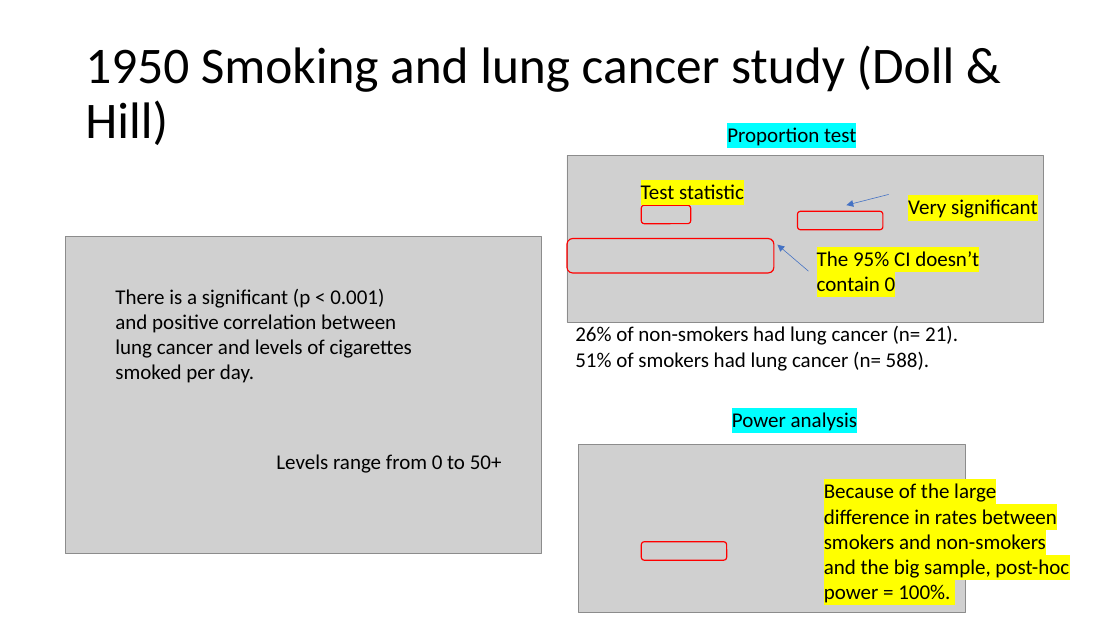
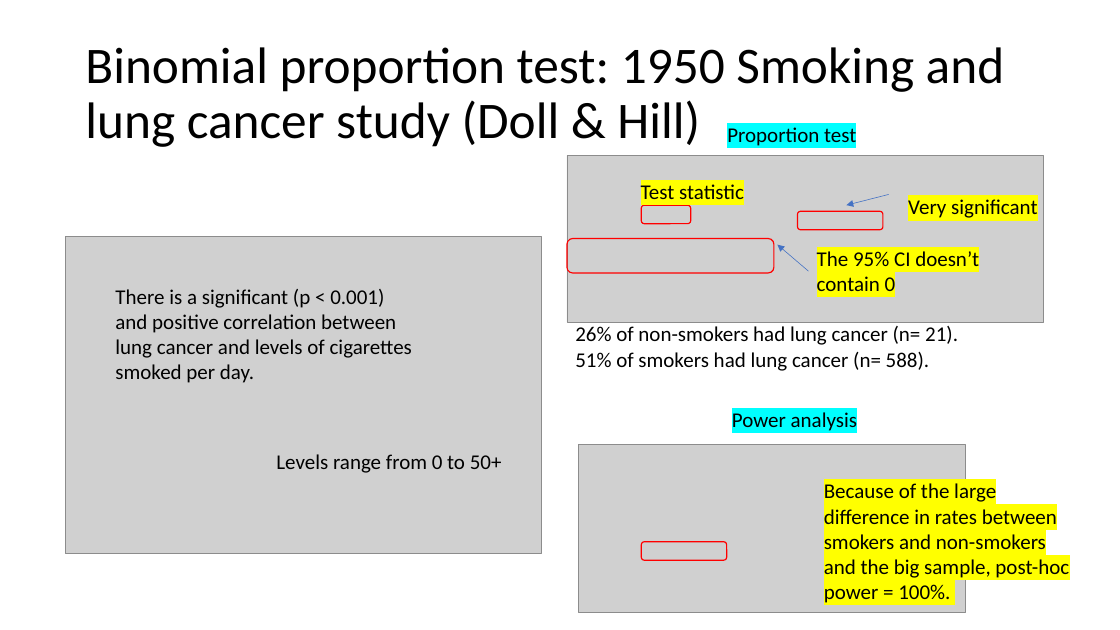
Before and after one commit to szuniga07/Statistics, a slide deck: slide 14 of Stats Course Week 4.pptx. Drawn at 1120x630 pixels with LibreOffice and Linux fonts; fonts in the diff are those of the drawing; grey boxes stand for pictures. Boxes give left, top, right and bottom in pixels: in the first picture for what was removed or moved away, otherwise in the second. Text is boxed around its words. In the diff, an @@ line names an element or a change of style, - is before the commit and + after.

```diff
--- a/Stats Course Week 4.pptx
+++ b/Stats Course Week 4.pptx
@@ title at (x1=85, y1=47, x2=1004, y2=147): text changed @@
-1950 Smoking and lung cancer study (Doll & Hill)
+Binomial proportion test: 1950 Smoking and lung cancer study (Doll & Hill)
```
Also in this commit, not shown: 5 other slides changed.
